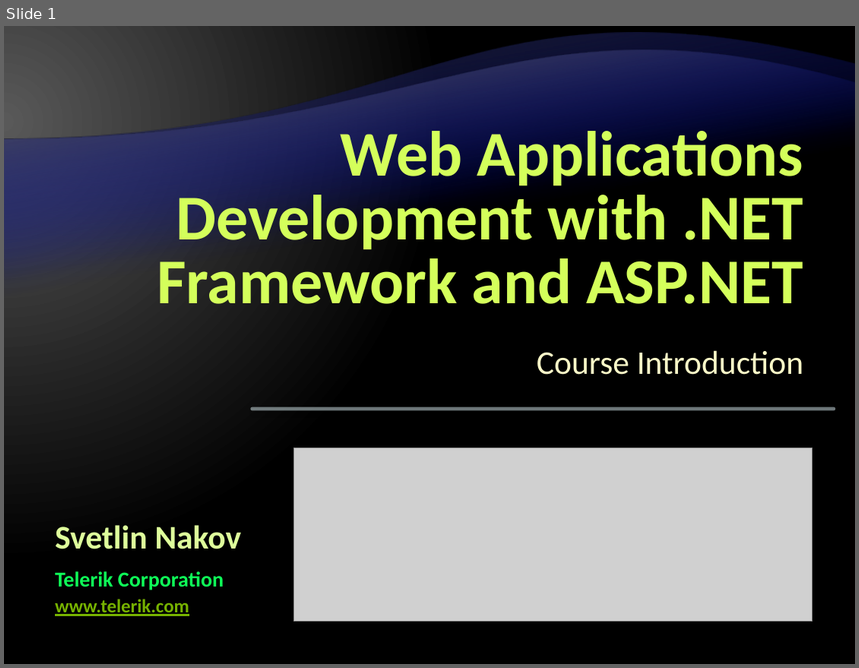
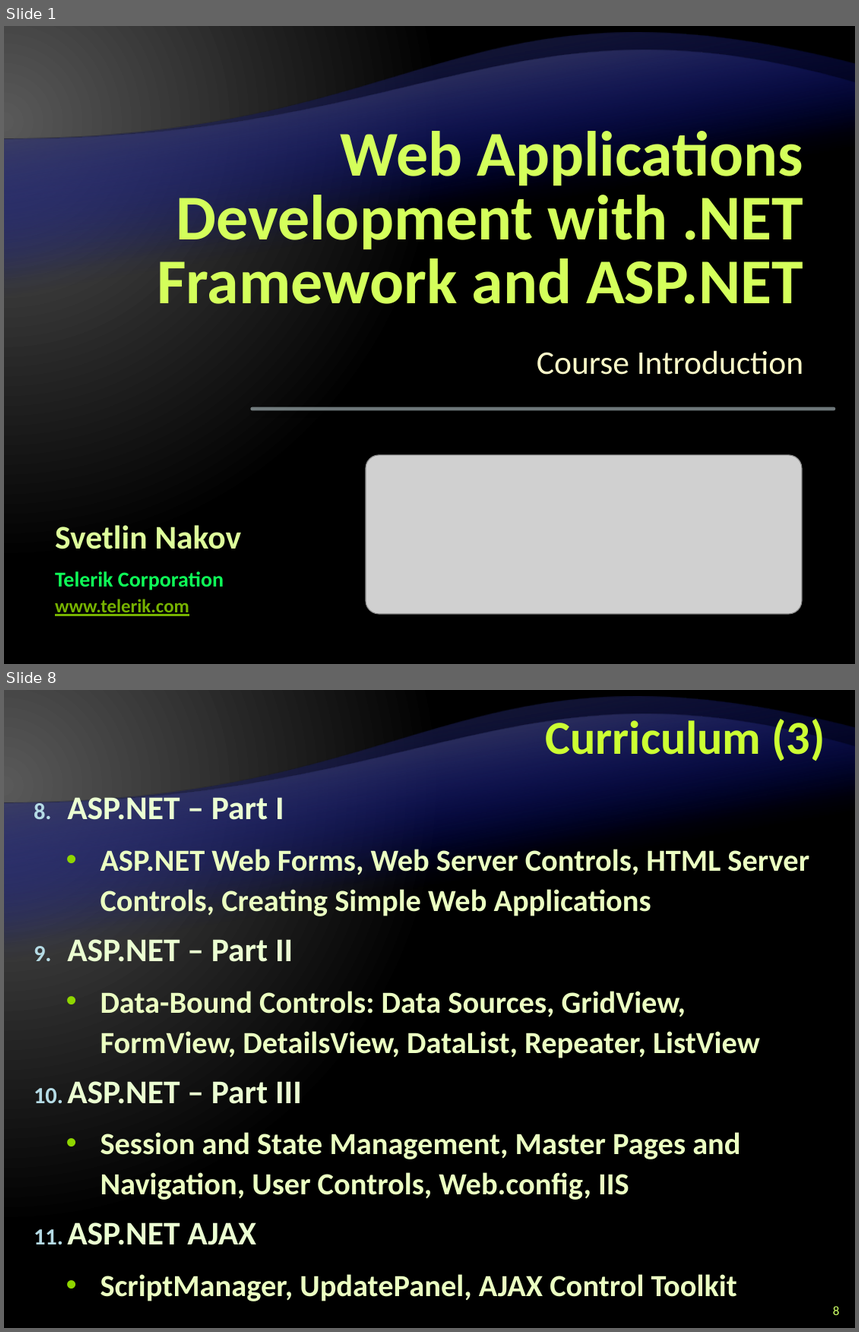
Before and after one commit to Graveheart/aspnetcourse, a slide deck: lectures/0. Course Introduction.pptx. Shown one above the other, each under a label of ours: slide 1 before the commit, slides 1 and 8 after it; the slides between them are not shown. The pictures are 859x668 and 859x1332 pixels, drawn with LibreOffice and Linux fonts; fonts in the diff are those of the drawing; grey boxes stand for pictures; background and template pictures are left out. Boxes give left, top, right and bottom in pixels: in the first picture for what was removed or moved away, otherwise in the second. Text is boxed around its words. In the diff, an @@ line names an element or a change of style, - is before the commit and + after.

```diff
--- a/lectures/0. Course Introduction.pptx
+++ b/lectures/0. Course Introduction.pptx
@@ slide 8 added at [4, 690, 855, 1328], background gradient #595959 to #000000; not listed: 2 template elements that a slide beside it also shows @@
@@ title added at [545, 714, 826, 761], 40 pt, text #CCFF33, bold @@
+Curriculum (3)
@@ text added at [67, 793, 810, 1302], 26 pt, text #EBFFC2, bold @@
+8. ASP.NET – Part I
+  • ASP.NET Web Forms, Web Server Controls, HTML Server Controls, Creating Simple Web Applications
+9. ASP.NET – Part II
+  • Data-Bound Controls: Data Sources, GridView, FormView, DetailsView, DataList, Repeater, ListView
+10. ASP.NET – Part III
+  • Session and State Management, Master Pages and Navigation, User Controls, Web.config, IIS
+11. ASP.NET AJAX
+  • ScriptManager, UpdatePanel, AJAX Control Toolkit
@@ page number added at [833, 1306, 840, 1315], 11 pt, text #CCFF66 @@
+8
@@ slide 1 changed as well @@
@@ picture: place and size @@
-picture at [294, 449, 813, 622]
+picture at [366, 455, 801, 614]
```
Also in this commit, not shown: 22 other slides added, 1 slide removed.
